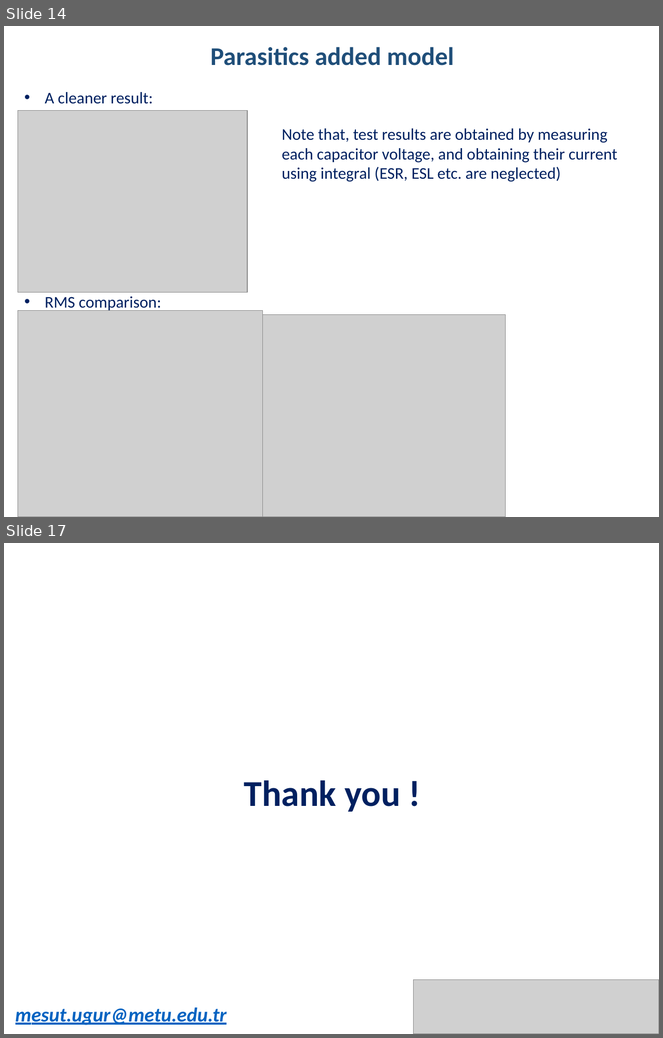
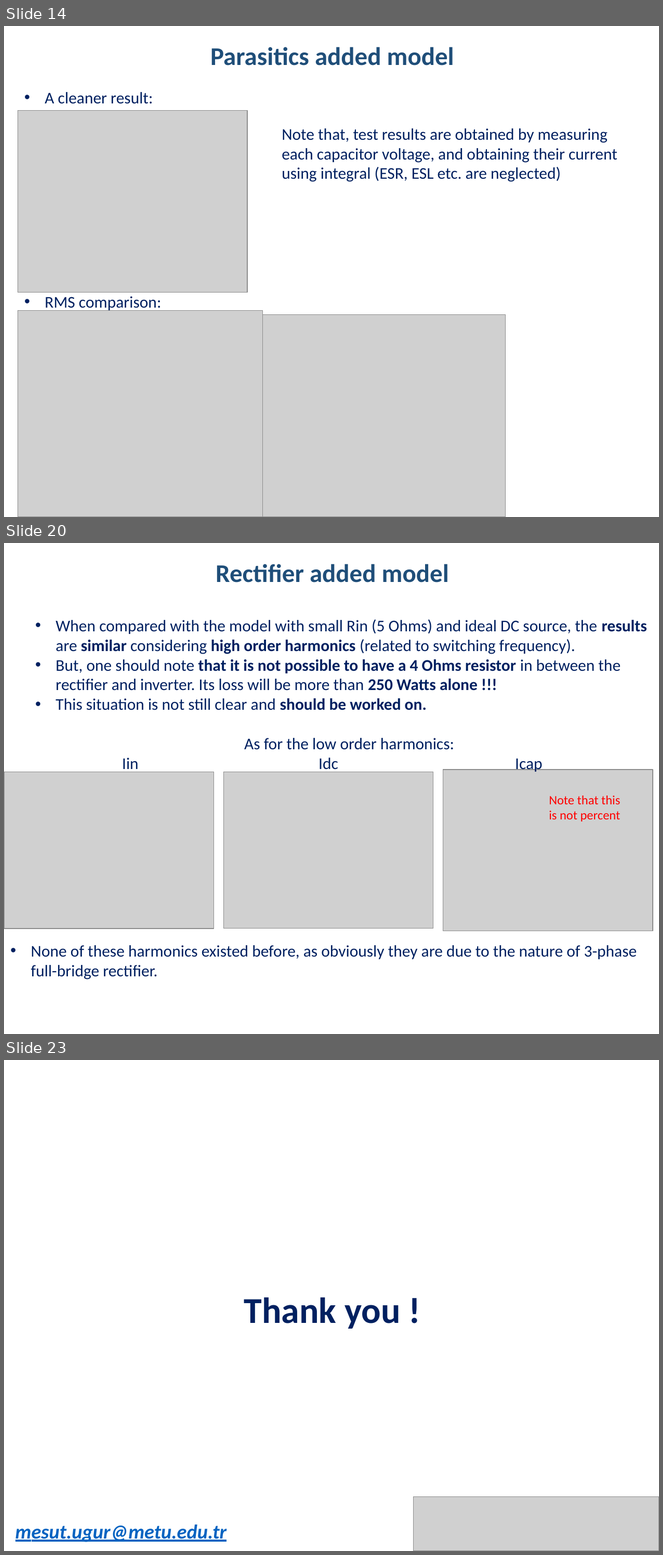
Before and after one commit to hakanpolat/IMMD, a slide deck: Simulation/dcbusmodelwrapup/immd_dcbusmodelwrapup.pptx. Shown one above the other, each under a label of ours: slides 14 and 17 before the commit, slides 14, 20 and 23 after it; the slides between them are not shown. The pictures are 663x1038 and 663x1555 pixels, drawn with LibreOffice and Linux fonts; fonts in the diff are those of the drawing; grey boxes stand for pictures. Boxes give left, top, right and bottom in pixels: in the first picture for what was removed or moved away, otherwise in the second. Text is boxed around its words. In the diff, an @@ line names an element or a change of style, - is before the commit and + after.

Commit message:
DC bus modeli üzerine hazırlanan sunumda rectifier etkileri incelendi. Sırada unbalance var.

```diff
--- a/Simulation/dcbusmodelwrapup/immd_dcbusmodelwrapup.pptx
+++ b/Simulation/dcbusmodelwrapup/immd_dcbusmodelwrapup.pptx
@@ slide 20 added at <box>4,543,659,1034</box>, background #FFFFFF @@
@@ text added at <box>216,564,449,583</box>, 28 pt, text #1F4E79, bold @@
+Rectifier added model
@@ text added at <box>55,619,647,750</box>, 18 pt, text #002060 @@
+• When compared with the model with small Rin (5 Ohms) and ideal DC source, the results are similar considering high order harmonics (related to switching frequency).
+• But, one should note that it is not possible to have a 4 Ohms resistor in between the rectifier and inverter. Its loss will be more than 250 Watts alone !!!
+• This situation is not still clear and should be worked on.
+As for the low order harmonics:
@@ text added at <box>122,758,543,773</box>, 18 pt, text #002060 @@
+Iin Idc Icap
@@ picture added at <box>4,772,214,929</box> @@
@@ picture added at <box>223,772,433,929</box> @@
@@ picture added at <box>443,770,652,931</box> @@
@@ text added at <box>549,796,621,822</box>, 14 pt, text #FF0000 @@
+Note that this is not percent
@@ text added at <box>31,945,637,980</box>, 18 pt, text #002060 @@
+• None of these harmonics existed before, as obviously they are due to the nature of 3-phase full-bridge rectifier.
@@ what was slide 17 is now slide 23 @@
```
Also in this commit, not shown: 5 slides changed, 5 other slides added, 4 other files.
